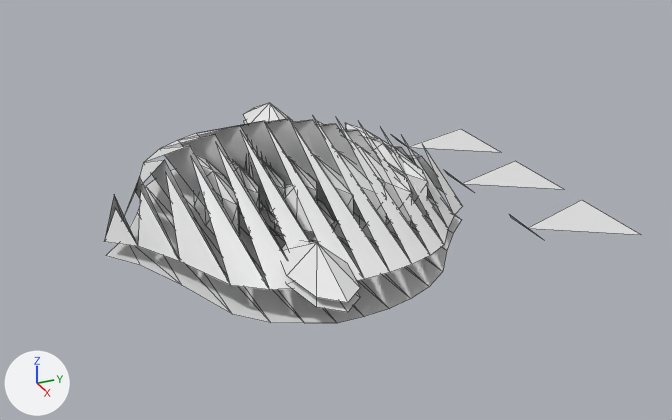
An edit to the OBJ model GameData/Meshes/Designs/aetherian/aetherian_transport_mk1_13.obj, drawn before and after from the same camera.
Rendered twice from a 50 mm camera at (9.64, -4.04, 4.86) aimed at (0.31, 0.16, 0.19). Every picture has the same lights, and +X, +Y and +Z are marked at lower left. The first picture is the older version. Mesh edges are drawn as thin lines. Where no turn or scale is listed for an object, it has been applied to the vertices. Vertices at exactly the same position are counted once.

The scene before the commit, as lines of its bpy script (objects in view):
```python
me_aetherian_transport_mk1_13 = bpy.data.meshes.new('aetherian_transport_mk1_13')
me_aetherian_transport_mk1_13.from_pydata(...)  # 377 vertices, 364 faces; spans x -2.87..2.87, y -2.56..3.34, z 0.0..1.34
ob_aetherian_transport_mk1_13 = bpy.data.objects.new('aetherian_transport_mk1_13', me_aetherian_transport_mk1_13)
ob_aetherian_transport_mk1_13.location = (0.0, 0.0, 0.0)
```
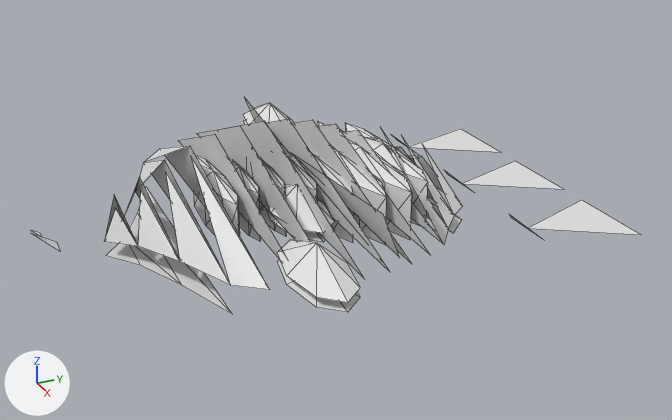
Where the change shows, as pixel boxes (x1, y1, x2, y2) in the pictures (672 x 420 px):
'aetherian_transport_mk1_13', reshaped (14% wider): before (104, 103, 641, 323); after (31, 98, 641, 314)
part 1 of me_aetherian_transport_mk1_13, cut back: before (146, 118, 453, 323); after (245, 98, 400, 258)
part 2 of me_aetherian_transport_mk1_13, added: after (31, 230, 60, 251)

What the commit changed:
me_aetherian_transport_mk1_13 is used by ob_aetherian_transport_mk1_13; location (0.0, 0.0, 0.0).
Verts and faces of me_aetherian_transport_mk1_13; kept vertices keep their numbers, new ones are numbered from 377.
me_aetherian_transport_mk1_13 had 377 vertices, 364 faces and spanned x -2.87..2.87, y -2.56..3.34, z 0.0..1.34.
me_aetherian_transport_mk1_13 now has 353 vertices, 315 faces and spans x -2.87..2.87, y -3.32..3.34, z 0.0..1.34.
Part 1, on me_aetherian_transport_mk1_13:
32 vertices are removed from x -2.4..2.4, y -1.36..1.03, z 0.0..1.34.
45 faces are deleted.
16 vertices are added at x -2.11..2.11, y -0.54..0.54, z 0.06..0.95.
6 new faces join them.
Part 2, on me_aetherian_transport_mk1_13:
New vertex 377 is at (-0.13, -3.06, 0.22), pixel (56, 242).
New vertex 378 is at (0.13, -3.06, 0.22), pixel (60, 251).
New vertex 379 is at (0.0, -3.32, 0.44).
New vertex 380 is at (-0.06, -3.22, 0.4), pixel (39, 232).
New vertex 381 is at (0.06, -3.22, 0.4), pixel (41, 237).
New vertex 382 is at (0.0, -3.32, 0.48), pixel (30, 230).
New faces: (377, 378, 379), (380, 381, 382).
Other edits to the shape of me_aetherian_transport_mk1_13 do not show in these pictures.
